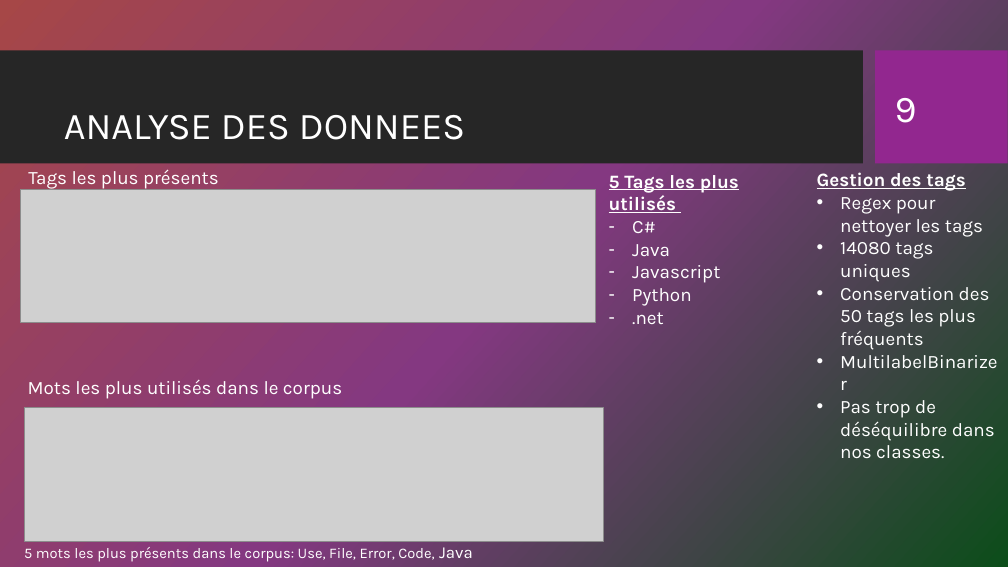
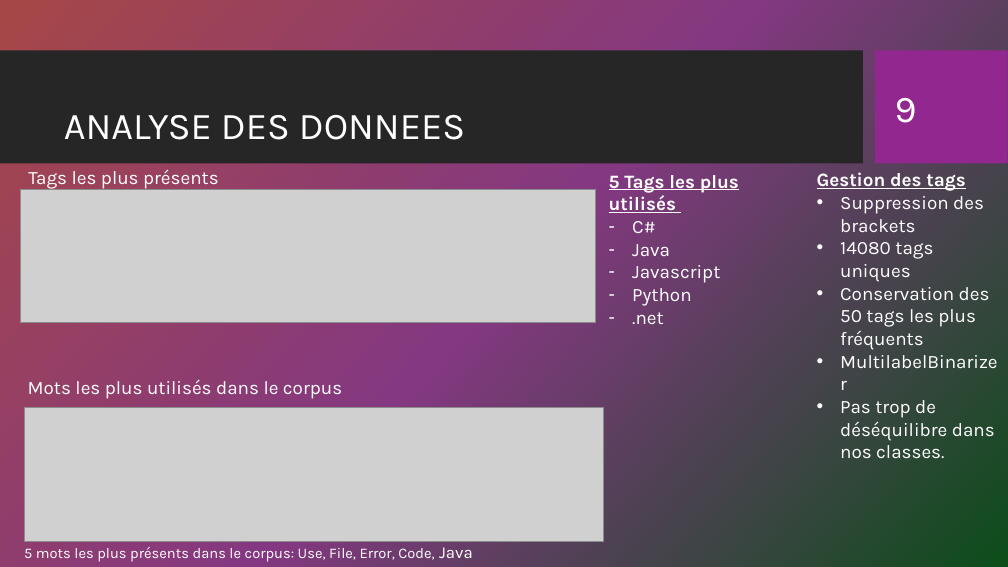
Before and after one commit to bachir151/Cat-gorisez-automatiquement-des-questions, a slide deck: slide 9 of Diedhiou_Ahmed_4_Presentation_072023.pptx. Drawn at 1008x567 pixels with LibreOffice and Linux fonts; fonts in the diff are those of the drawing; grey boxes stand for pictures; background and template pictures are left out. Boxes give left, top, right and bottom in pixels: in the first picture for what was removed or moved away, otherwise in the second. Text is boxed around its words. In the diff, an @@ line names an element or a change of style, - is before the commit and + after.

```diff
--- a/Diedhiou_Ahmed_4_Presentation_072023.pptx
+++ b/Diedhiou_Ahmed_4_Presentation_072023.pptx
@@ text at [840, 196, 984, 232]: text changed @@
-• Regex pour nettoyer les tags
+• Suppression des brackets
```
Also in this commit, not shown: 6 other slides changed.
